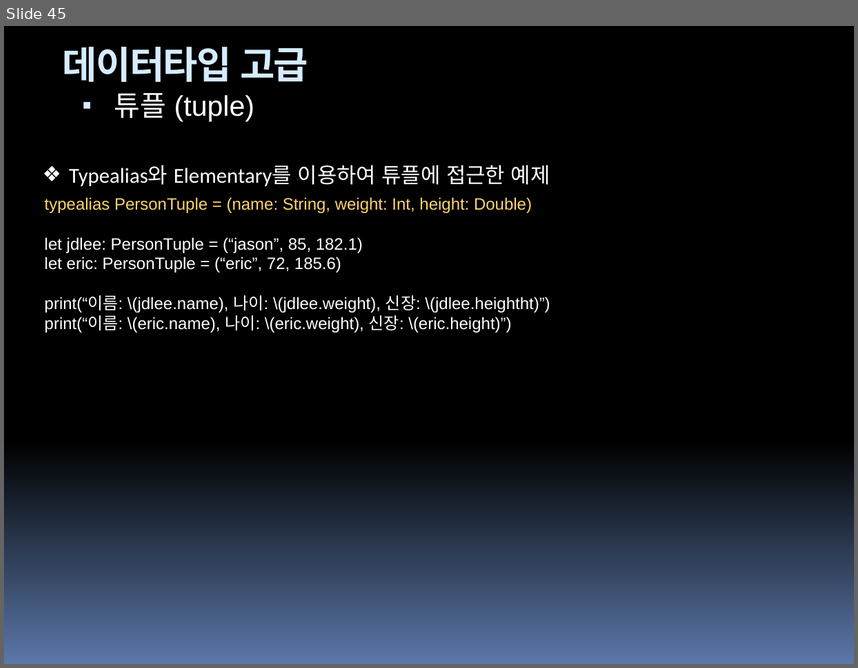
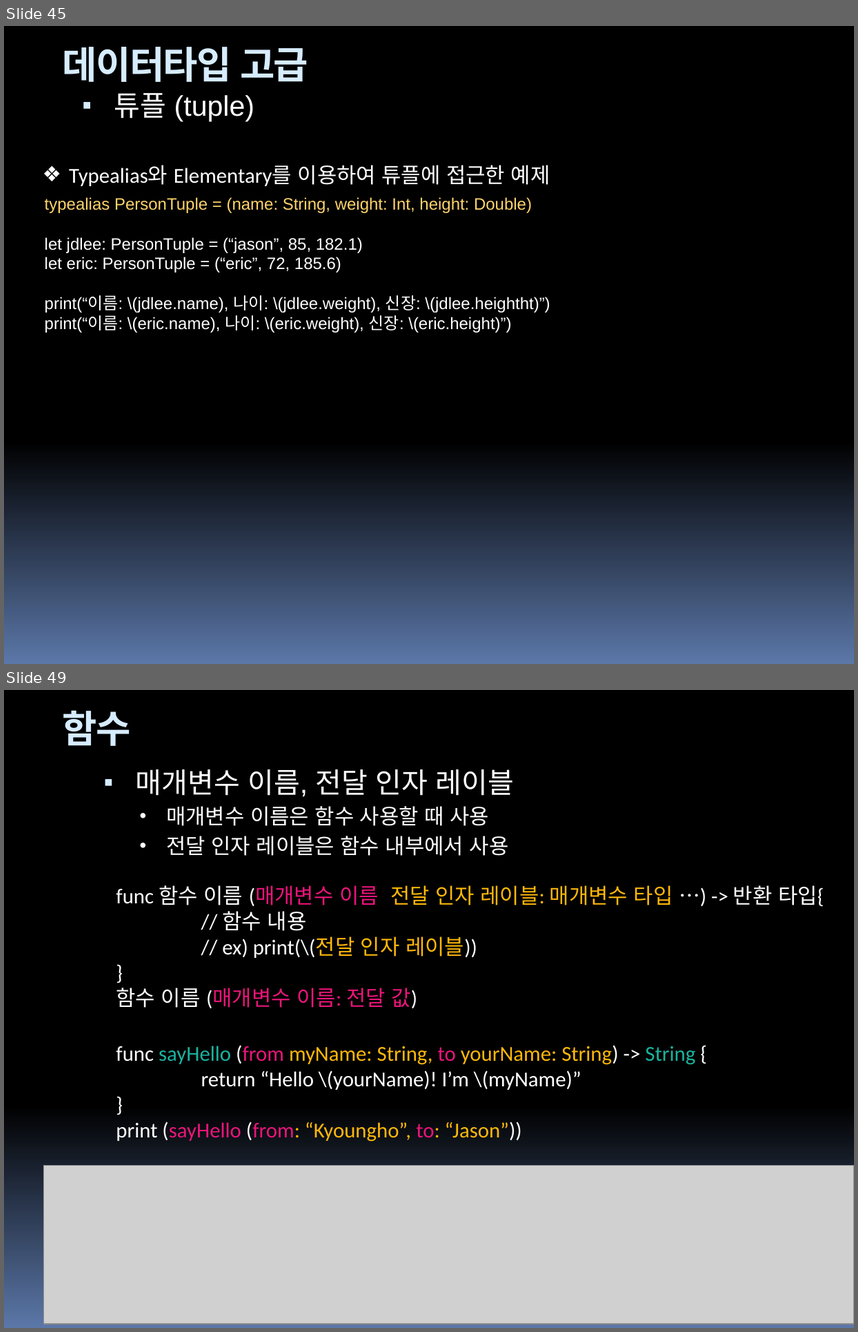
Before and after one commit to hounga13/helloSwift, a slide deck: Swift세미나자료.pptx. Shown one above the other, each under a label of ours: slide 45 before the commit, slides 45 and 49 after it; the slides between them are not shown. The pictures are 858x668 and 858x1332 pixels, drawn with LibreOffice and Linux fonts; fonts in the diff are those of the drawing; grey boxes stand for pictures. Boxes give left, top, right and bottom in pixels: in the first picture for what was removed or moved away, otherwise in the second. Text is boxed around its words. In the diff, an @@ line names an element or a change of style, - is before the commit and + after.

```diff
--- a/Swift세미나자료.pptx
+++ b/Swift세미나자료.pptx
@@ slide 49 added at (4, 690, 854, 1328), background gradient #000000 to #5B77A8 @@
@@ title added at (63, 710, 131, 746), 32 pt, text #D6ECFF, bold @@
+함수
@@ rectangle added at (25, 753, 25, 787), fill #000000 @@
@@ rectangle added at (27, 753, 27, 787), fill #000000 @@
@@ rectangle added at (29, 753, 31, 787), fill #000000 @@
@@ rectangle added at (33, 753, 37, 787), fill #000000 @@
@@ text added at (136, 769, 514, 856), 18 pt, text #FFFFFF @@
+▪ 매개변수 이름, 전달 인자 레이블
+  • 매개변수 이름은 함수 사용할 때 사용
+  • 전달 인자 레이블은 함수 내부에서 사용
@@ text added at (116, 885, 824, 1008), 18 pt, text #FFFFFF @@
+func 함수 이름 (매개변수 이름 전달 인자 레이블: 매개변수 타입 …) -> 반환 타입{
+// 함수 내용
+// ex) print(\(전달 인자 레이블))
+}
+함수 이름 (매개변수 이름: 전달 값)
@@ text added at (116, 1045, 695, 1141), 18 pt, text #FFFFFF @@
+func sayHello (from myName: String, to yourName: String) -> String {
+return “Hello \(yourName)! I’m \(myName)”
+}
+print (sayHello (from: “Kyoungho”, to: “Jason”))
@@ picture added at (44, 1165, 854, 1323) @@
```
Also in this commit, not shown: 32 slides changed, 11 other slides added, 1 other file.
